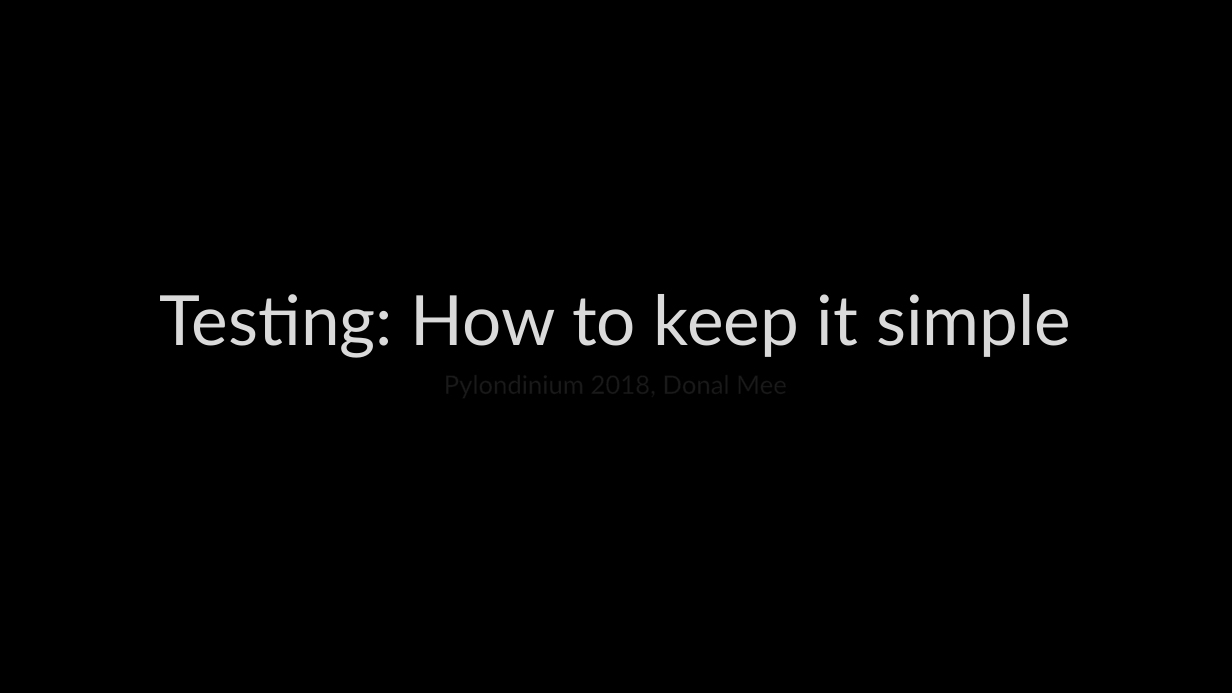
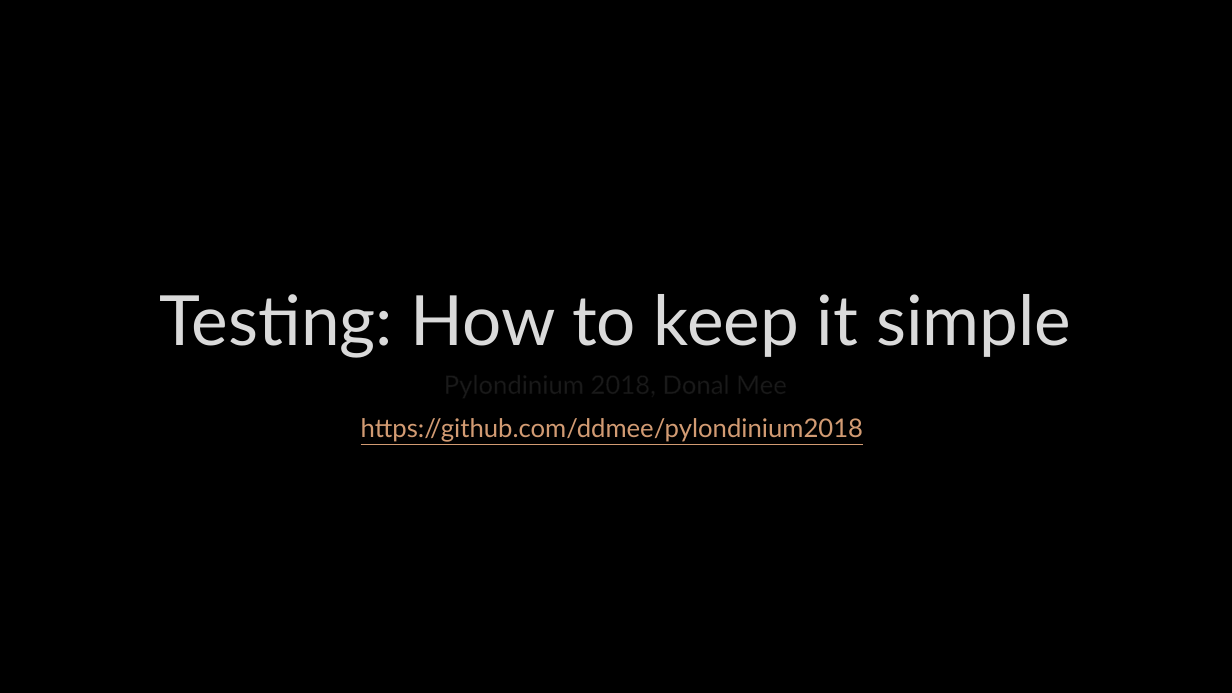
Before and after one commit to ddmee/pylondinium2018, a slide deck: slide 1 of testing - how to keep it simple.pptx. Drawn at 1232x693 pixels with LibreOffice and Linux fonts; fonts in the diff are those of the drawing; background and template pictures are left out. Boxes give left, top, right and bottom in pixels: in the first picture for what was removed or moved away, otherwise in the second. Text is boxed around its words. In the diff, an @@ line names an element or a change of style, - is before the commit and + after.

```diff
--- a/testing - how to keep it simple.pptx
+++ b/testing - how to keep it simple.pptx
@@ subtitle at [361, 418, 863, 442]: paragraph added @@
+https://github.com/ddmee/pylondinium2018
```
Also in this commit, not shown: 10 other slides changed, 2 slides added, 1 other file.
